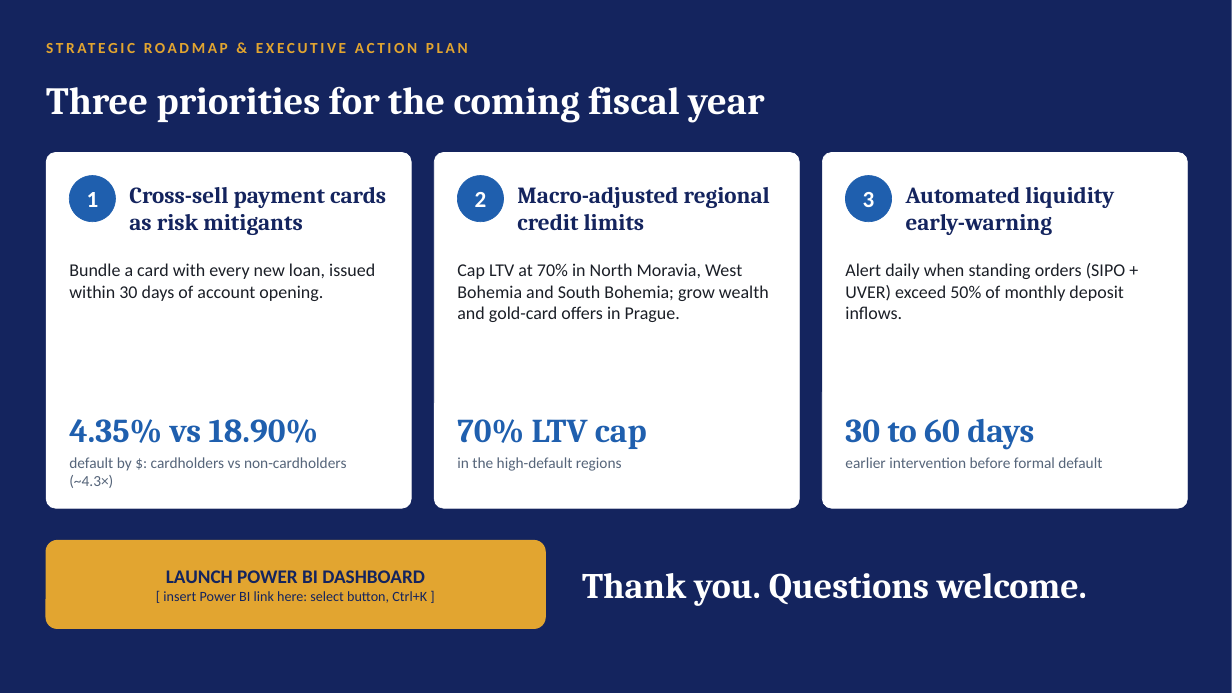
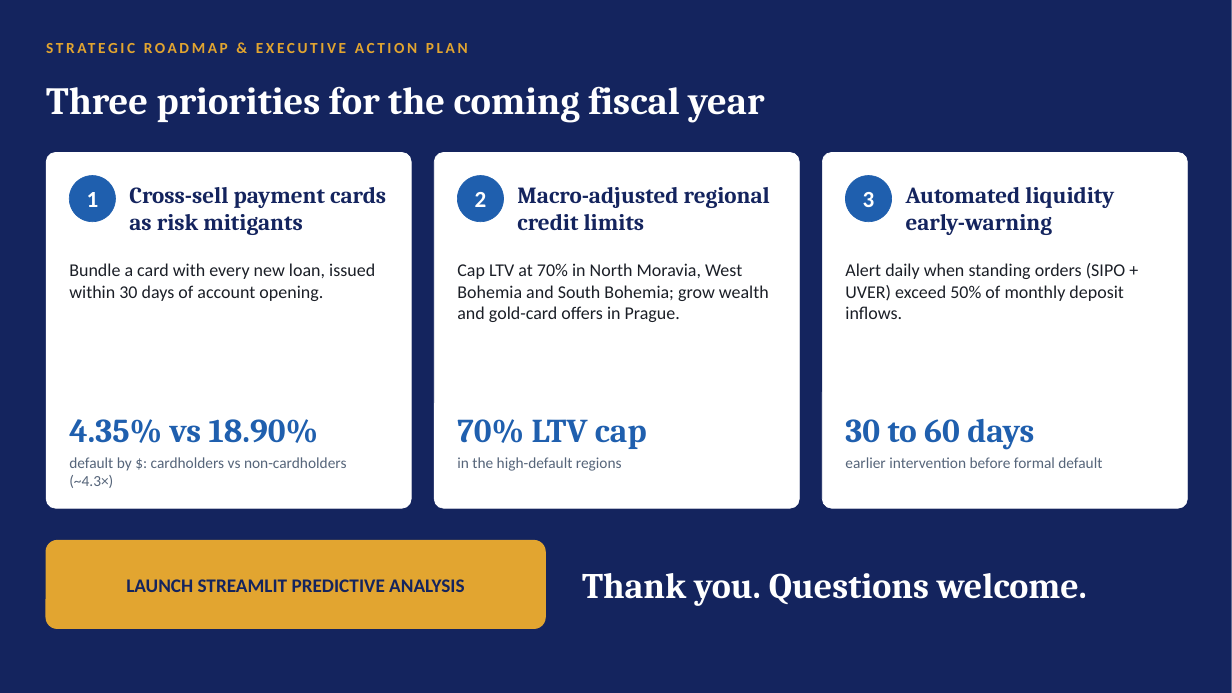
Before and after one commit to weirdiee/CapstoneProject, a slide deck: slide 9 of PKDD_Banking_Analytics_Executive_Deck.pptx. Drawn at 1232x693 pixels with LibreOffice and Linux fonts; fonts in the diff are those of the drawing. Boxes give left, top, right and bottom in pixels: in the first picture for what was removed or moved away, otherwise in the second. Text is boxed around its words. In the diff, an @@ line names an element or a change of style, - is before the commit and + after.

```diff
--- a/PKDD_Banking_Analytics_Executive_Deck.pptx
+++ b/PKDD_Banking_Analytics_Executive_Deck.pptx
@@ text at bbox=[126, 579, 464, 592]: text changed; size 11 to 15 pt; bold on @@
-LAUNCH POWER BI DASHBOARD
-[ insert Power BI link here: select button, Ctrl+K ]
+LAUNCH STREAMLIT PREDICTIVE ANALYSIS
```
Also in this commit, not shown: 1 other file.
